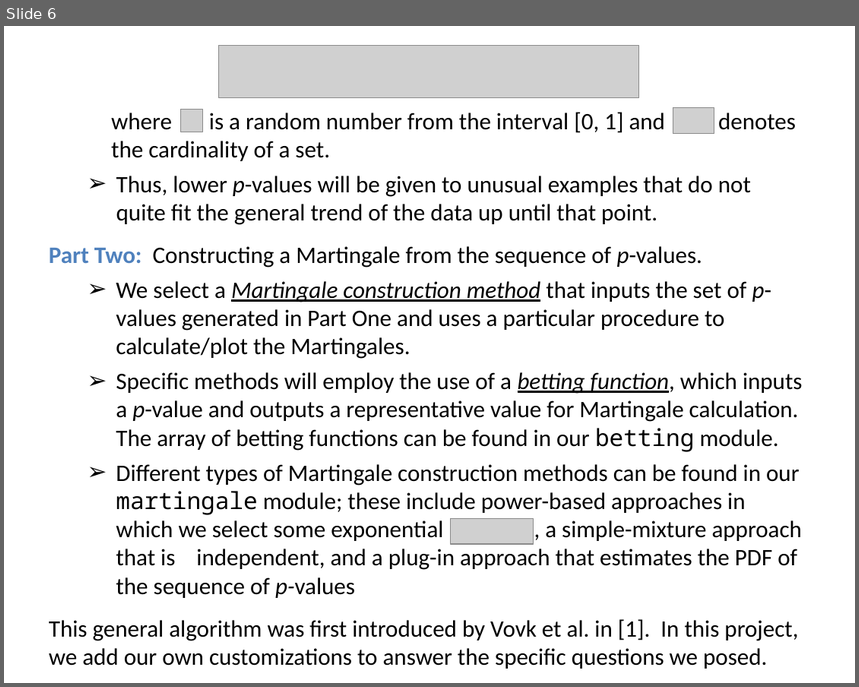
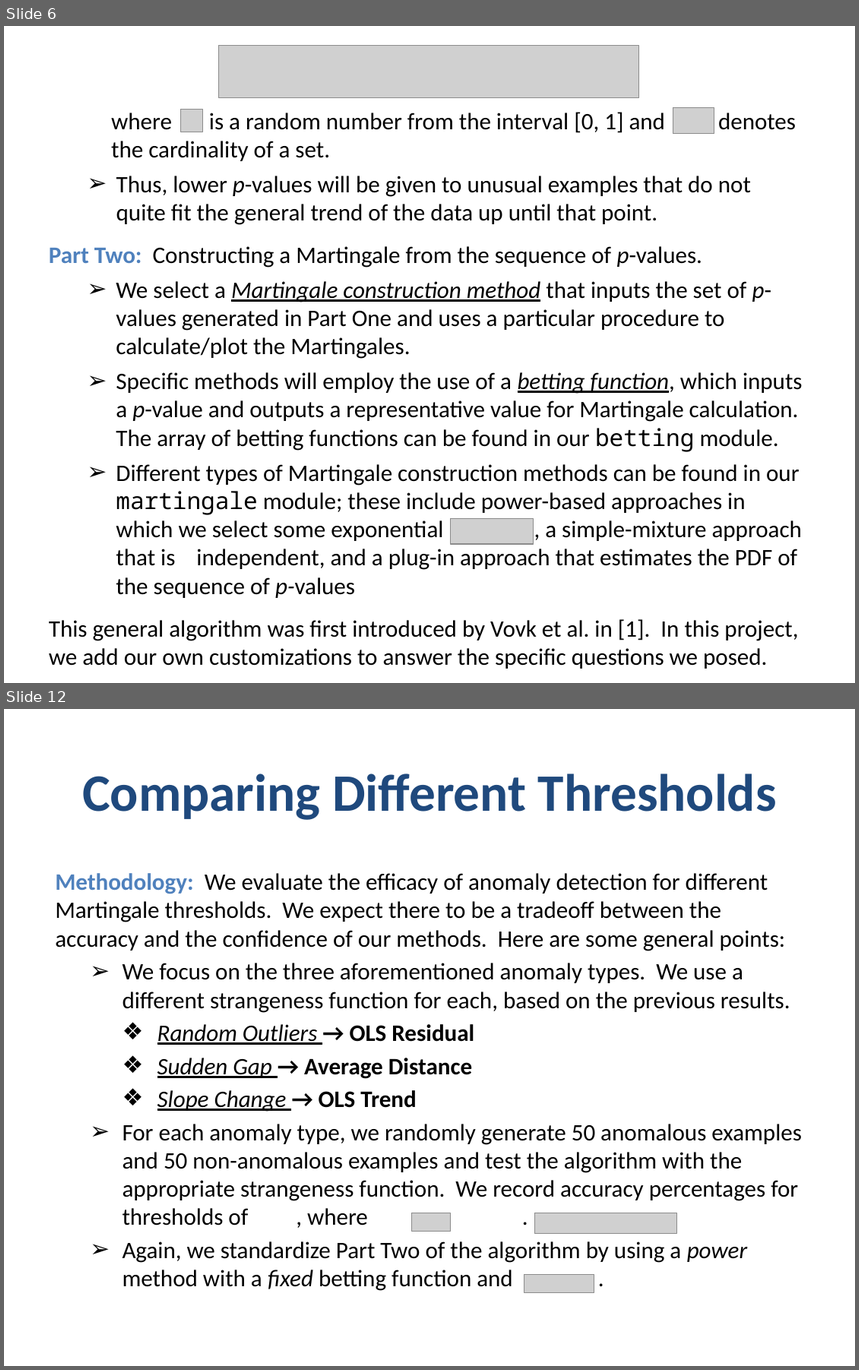
Before and after one commit to al5250/cs109a_project, a slide deck: slides.pptx. Shown one above the other, each under a label of ours: slide 6 before the commit, slides 6 and 12 after it; the slides between them are not shown. The pictures are 859x687 and 859x1370 pixels, drawn with LibreOffice and Linux fonts; fonts in the diff are those of the drawing; grey boxes stand for pictures; background and template pictures are left out. Boxes give left, top, right and bottom in pixels: in the first picture for what was removed or moved away, otherwise in the second. Text is boxed around its words. In the diff, an @@ line names an element or a change of style, - is before the commit and + after.

```diff
--- a/slides.pptx
+++ b/slides.pptx
@@ slide 12 added at (x1=4, y1=709, x2=855, y2=1366), background #FFFFFF @@
@@ title added at (x1=82, y1=774, x2=777, y2=820), 49 pt, text #1F497D, bold @@
+Comparing Different Thresholds
@@ text added at (x1=55, y1=873, x2=802, y2=1291), 22 pt, text #000000 @@
+Methodology: We evaluate the efficacy of anomaly detection for different Martingale thresholds. We expect there to be a tradeoff between the accuracy and the confidence of our methods. Here are some general points:
+➢ We focus on the three aforementioned anomaly types. We use a different strangeness function for each, based on the previous results.
+❖ Random Outliers → OLS Residual
+❖ Sudden Gap → Average Distance
+❖ Slope Change → OLS Trend
+➢ For each anomaly type, we randomly generate 50 anomalous examples and 50 non-anomalous examples and test the algorithm with the appropriate strangeness function. We record accuracy percentages for thresholds of , where .
+➢ Again, we standardize Part Two of the algorithm by using a power method with a fixed betting function and .
@@ picture added at (x1=412, y1=1214, x2=450, y2=1232) @@
@@ picture added at (x1=534, y1=1214, x2=677, y2=1233) @@
@@ picture added at (x1=525, y1=1275, x2=595, y2=1294) @@
```
Also in this commit, not shown: 2 slides changed, 9 other slides added, 1 slide removed.
